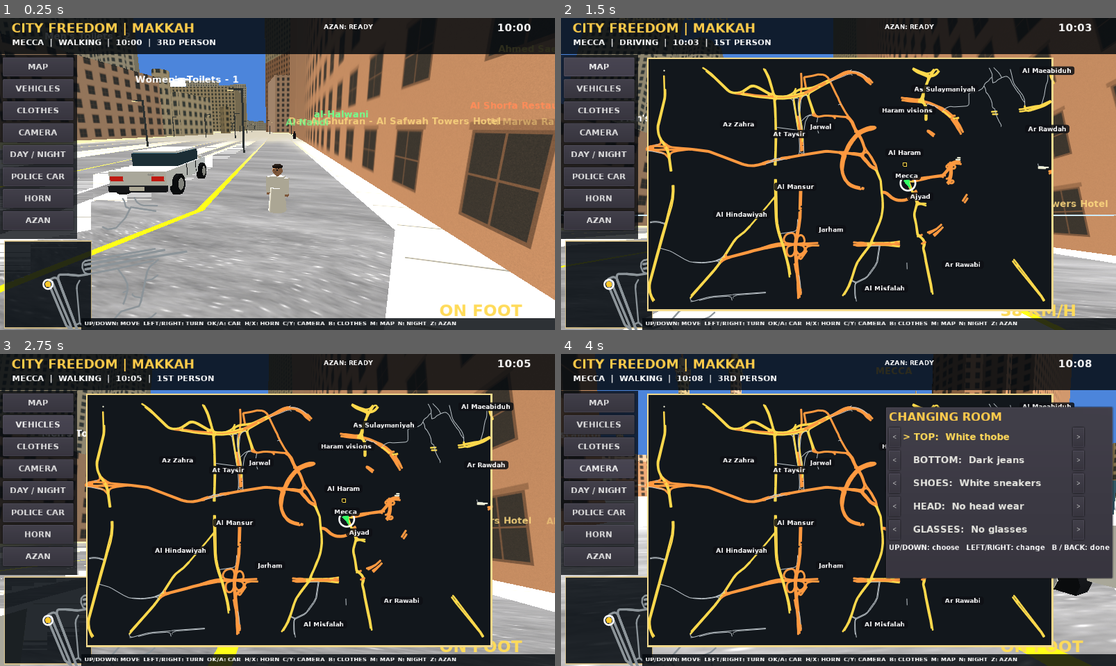
Above: before the commit, frames 1-4 (two rows, left to right).
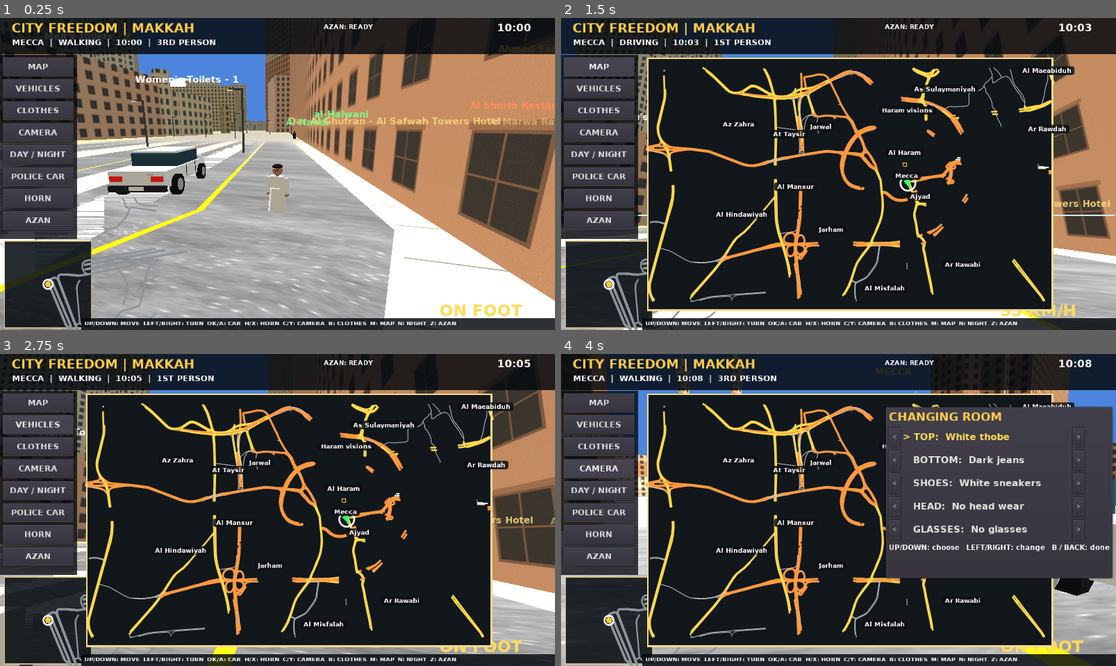
Above: after the commit, the same moments.

Repository: malik5785/FreedomCity
Game: Godot game, scene res://main.tscn
Same seed, same stepped clock (60 frames per second), same inputs: the game is played once before the commit and once after it.
Inputs (mouse positions are in pixels of both pictures, inside the frame that each line leads up to):
- Up to frame 1 (0.25 s): no input
- Up to frame 2 (1.5 s): tap Enter at 0.5 s; move the mouse to (866, 174) at 0.52 s; hold Up 0.53-1.25 s; tap C at 0.6 s; click "MAP" at 1.25 s
- Up to frame 3 (2.75 s): click "VEHICLES" at 2 s
- Up to frame 4 (4 s): click "CLOTHES" at 2.75 s; click "CAMERA" at 3.5 s

The runs differ from the first frame. In frame 1, 2.3% of the frame differs, in the area x 0-100%, y 11-97%; in frame 2, 2.8%; in frame 3, 3.7%, in the area x 0-100%, y 11-100%; in frame 4, 1.7%.

Commit message:
Tune physics rate for Android TV based on V12.1 faster configuration

Diff:
--- a/project.godot
+++ b/project.godot
@@ -20,3 +20,7 @@
 vram_compression/import_etc=true
 vram_compression/import_etc2=true
 quality/filters/msaa=0
+
+[physics]
+
+common/physics_fps=40
